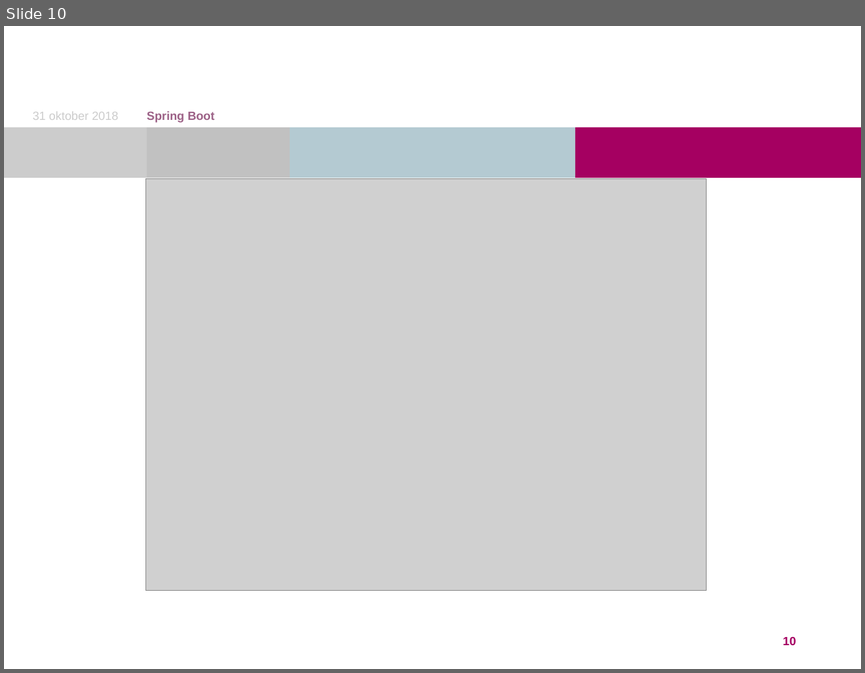
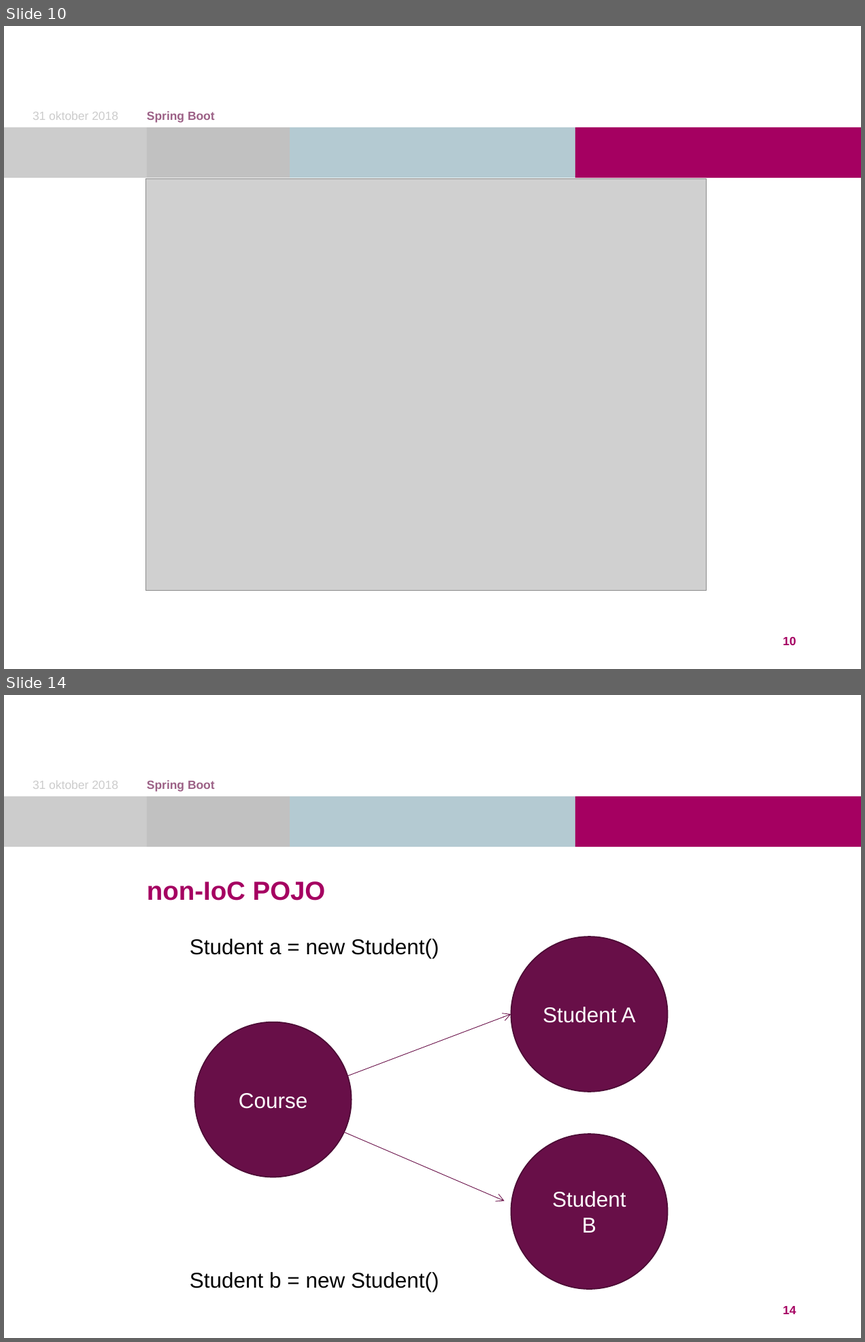
Before and after one commit to DutchDave/springboot-workshop, a slide deck: Spring Boot.pptx. Shown one above the other, each under a label of ours: slide 10 before the commit, slides 10 and 14 after it; the slides between them are not shown. The pictures are 865x673 and 865x1342 pixels, drawn with LibreOffice and Linux fonts; fonts in the diff are those of the drawing; grey boxes stand for pictures; background and template pictures are left out. Boxes give left, top, right and bottom in pixels: in the first picture for what was removed or moved away, otherwise in the second. Text is boxed around its words. In the diff, an @@ line names an element or a change of style, - is before the commit and + after.

```diff
--- a/Spring Boot.pptx
+++ b/Spring Boot.pptx
@@ slide 14 added at box(4, 695, 861, 1338), background #FFFFFF; not listed: 4 template elements that a slide beside it also shows @@
@@ text added at box(33, 781, 118, 789), 10 pt, text #CCCCCC @@
+31 oktober 2018
@@ text added at box(147, 780, 215, 792), 10 pt, text #9C6186, bold @@
+Spring Boot
@@ title added at box(147, 881, 326, 900), 22 pt, text #A50061, bold @@
+non-IoC POJO
@@ text added at box(190, 938, 439, 958), 18 pt, text #000000 @@
+Student a = new Student()
@@ ellipse added at box(511, 936, 668, 1091), fill #680F48, outline #4D0B35 1 pt, 18 pt, text #FFFFFF @@
+Student A
@@ arrow added from (325, 1084) to (511, 1014), #680F48 0.5 pt @@
@@ ellipse added at box(195, 1021, 352, 1176), fill #680F48, outline #4D0B35 1 pt, 18 pt, text #FFFFFF @@
+Course
@@ arrow added from (324, 1123) to (504, 1200), #680F48 0.5 pt @@
@@ ellipse added at box(511, 1134, 668, 1289), fill #680F48, outline #4D0B35 1 pt, 18 pt, text #FFFFFF @@
+Student B
@@ text added at box(190, 1272, 439, 1291), 18 pt, text #000000 @@
+Student b = new Student()
@@ page number added at box(783, 1306, 796, 1314), 10 pt, text #A50061, bold @@
+14
```
Also in this commit, not shown: 10 other slides added.
